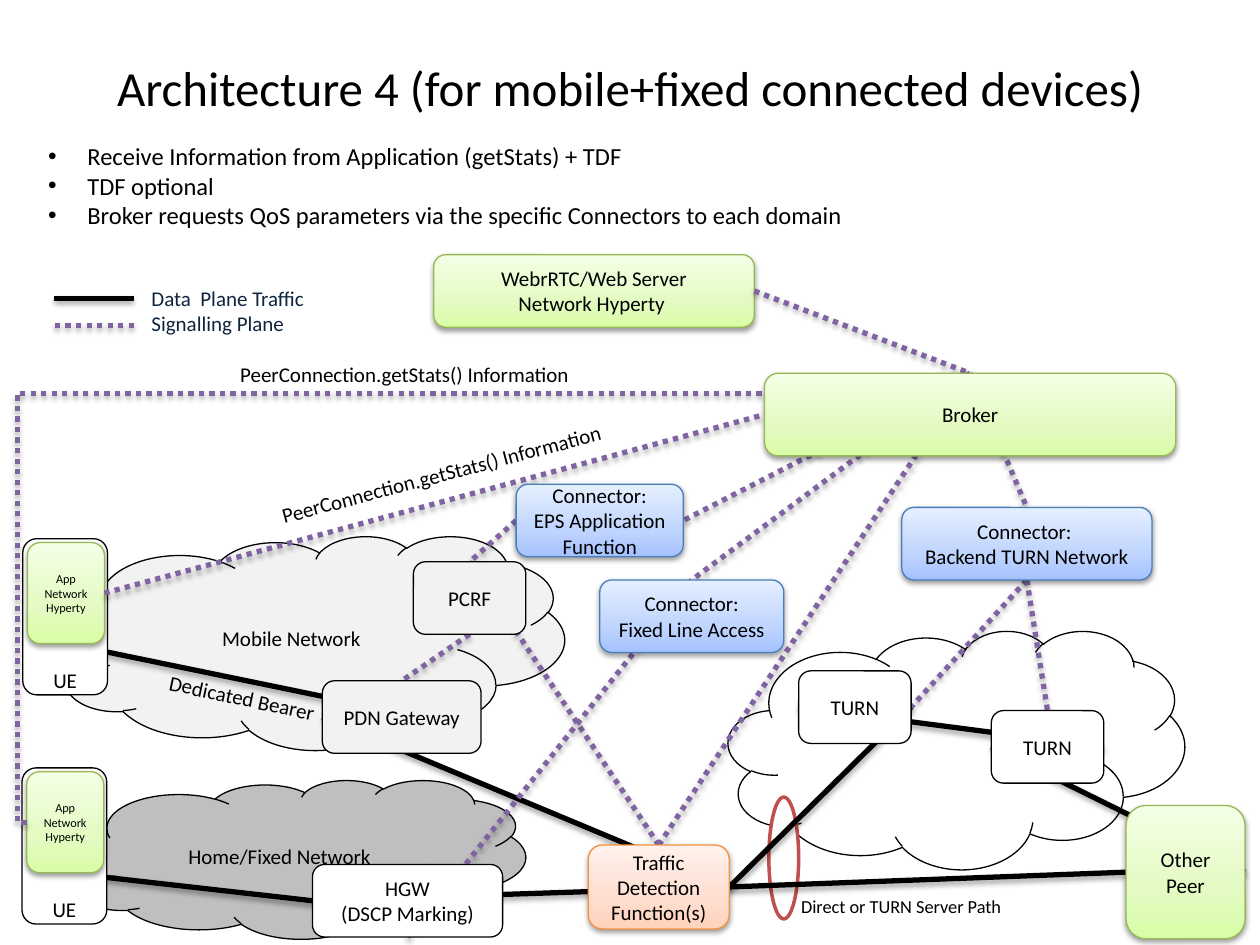
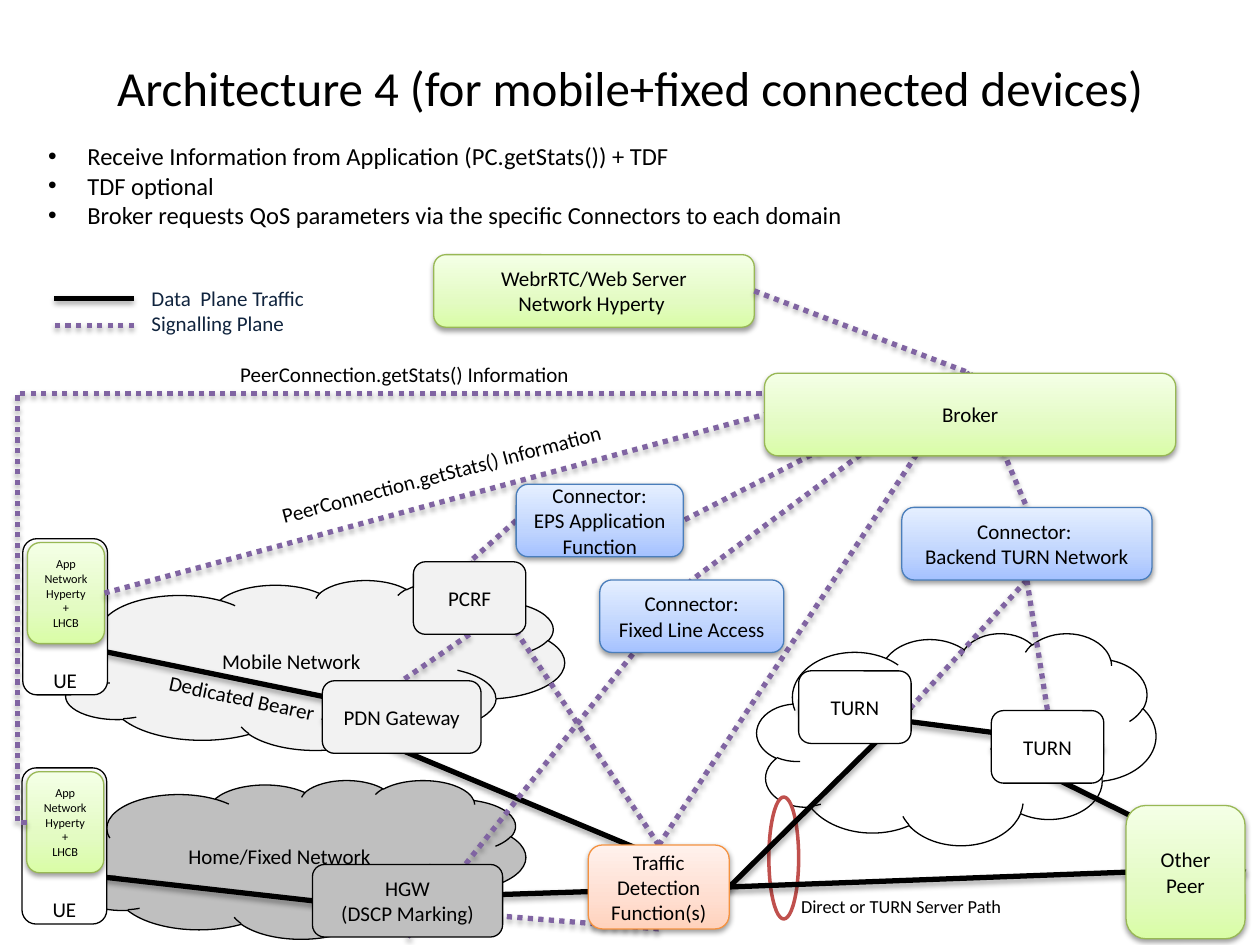
Before and after one commit to reTHINK-project/core-framework, a slide deck: slide 7 of docs/meetings/WP3.3/architectures_solutions_new.pptx. Drawn at 1260x945 pixels with LibreOffice and Linux fonts; fonts in the diff are those of the drawing. Boxes give left, top, right and bottom in pixels: in the first picture for what was removed or moved away, otherwise in the second. Text is boxed around its words. In the diff, an @@ line names an element or a change of style, - is before the commit and + after.

Commit message:
Update Slideset

```diff
--- a/docs/meetings/WP3.3/architectures_solutions_new.pptx
+++ b/docs/meetings/WP3.3/architectures_solutions_new.pptx
@@ text at <box>87,147,668,170</box>: text changed @@
-• Receive Information from Application (getStats) + TDF
+• Receive Information from Application (PC.getStats()) + TDF
@@ cloud "Mobile Network": place and size @@
-cloud "Mobile Network" at <box>54,536,564,750</box>
+cloud "Mobile Network" at <box>54,580,564,750</box>
@@ text in rounded rectangle at <box>53,619,79,627</box>: paragraphs added @@
++
+LHCB
@@ cloud: place and size @@
-cloud at <box>728,631,1184,869</box>
+cloud at <box>757,633,1157,844</box>
@@ text in rounded rectangle at <box>52,848,78,856</box>: paragraphs added @@
++
+LHCB
@@ rounded rectangle "HGW (DSCP Marking)" at <box>312,864,503,937</box>: fill #FFFFFF to #BFBFBF @@
@@ line added from (659, 929) to (312, 901), #8064A2 3 pt dashed @@
```
